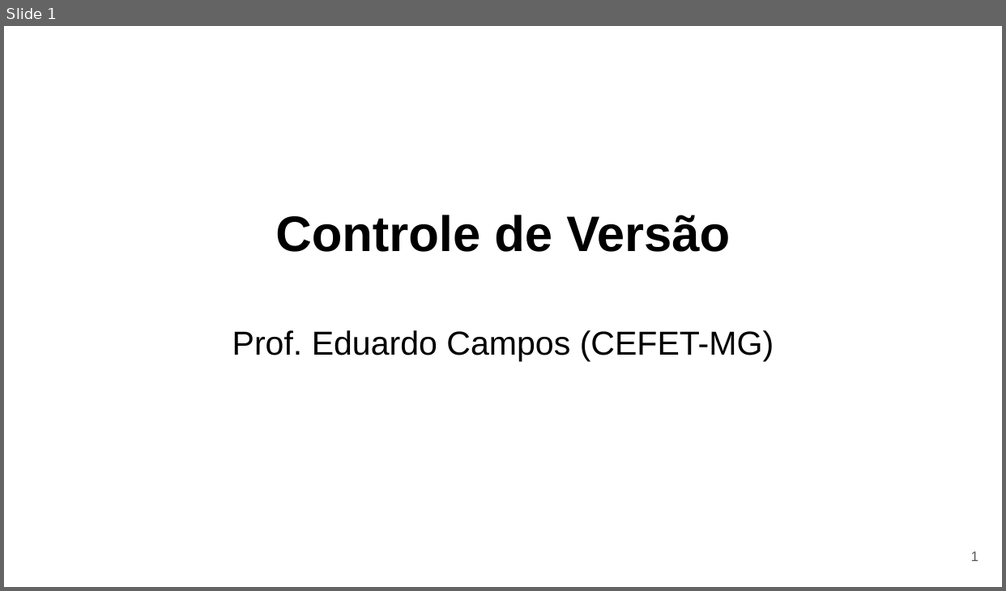
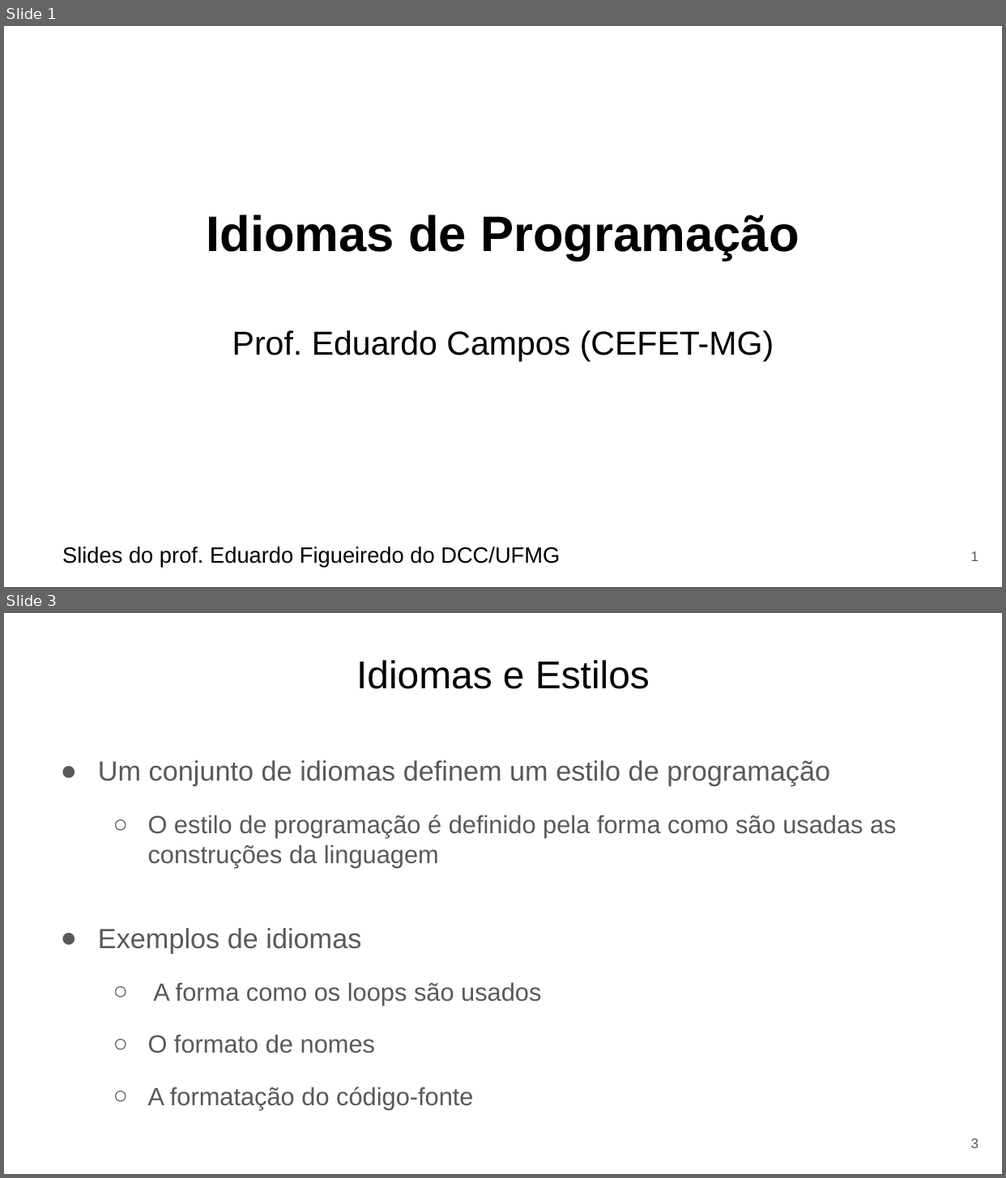
Before and after one commit to eduardocunha11/firstblog, a slide deck: aulas/gsi526/aula13-idiomas-programacao.pptx. Shown one above the other, each under a label of ours: slide 1 before the commit, slides 1 and 3 after it; the slides between them are not shown. The pictures are 1006x591 and 1006x1178 pixels, drawn with LibreOffice and Linux fonts; fonts in the diff are those of the drawing. Boxes give left, top, right and bottom in pixels: in the first picture for what was removed or moved away, otherwise in the second. Text is boxed around its words. In the diff, an @@ line names an element or a change of style, - is before the commit and + after.

Commit message:
add aula sobre idiomas de programacao

```diff
--- a/aulas/gsi526/aula13-idiomas-programacao.pptx
+++ b/aulas/gsi526/aula13-idiomas-programacao.pptx
@@ slide 3 added at [4, 613, 1002, 1174], background #FFFFFF @@
@@ title added at [356, 660, 650, 689], 28 pt, text #000000 @@
+Idiomas e Estilos
@@ text added at [98, 760, 897, 1110], 18 pt, text #595959 @@
+● Um conjunto de idiomas definem um estilo de programação
+  ○ O estilo de programação é definido pela forma como são usadas as construções da linguagem
+● Exemplos de idiomas
+  ○ A forma como os loops são usados
+  ○ O formato de nomes
+  ○ A formatação do código-fonte
@@ page number added at [971, 1139, 979, 1148], 10 pt, text #595959 @@
+3
@@ slide 1 changed as well @@
@@ title at [206, 215, 799, 261]: text changed @@
-Controle de Versão
+Idiomas de Programação
@@ text added at [62, 547, 560, 567], 16 pt, text #000000 @@
+Slides do prof. Eduardo Figueiredo do DCC/UFMG
```
Also in this commit, not shown: 1 other slide changed, 18 other slides added, 23 slides removed, 4 other files.
